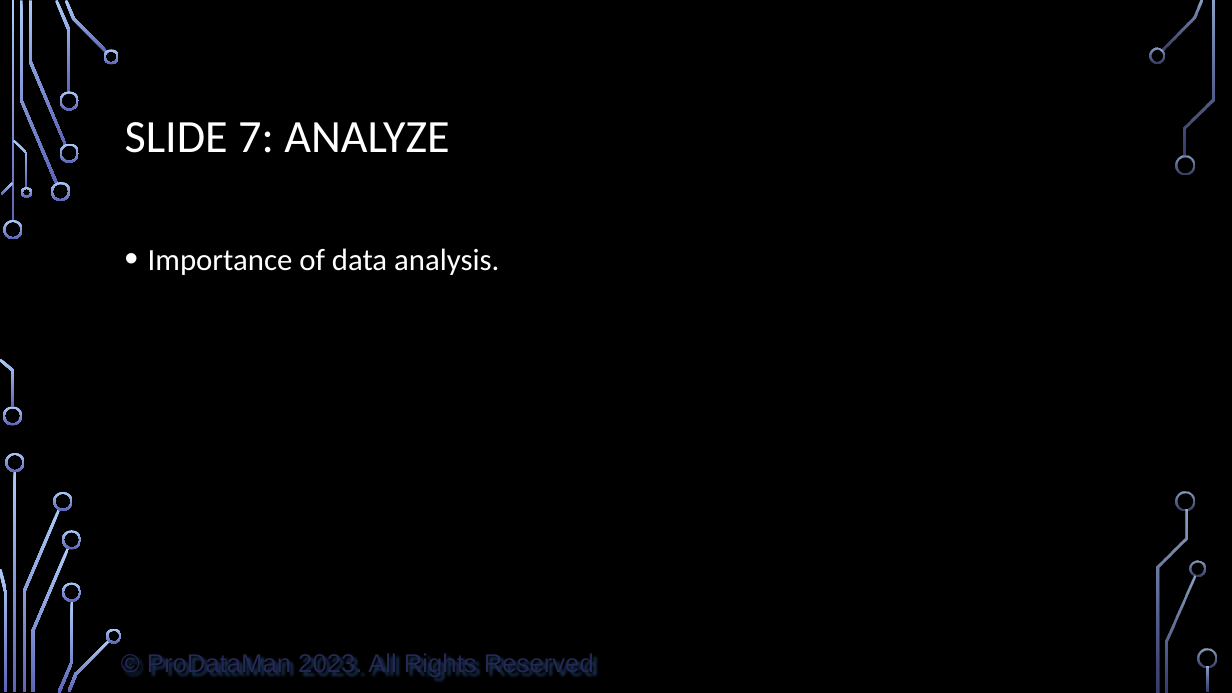
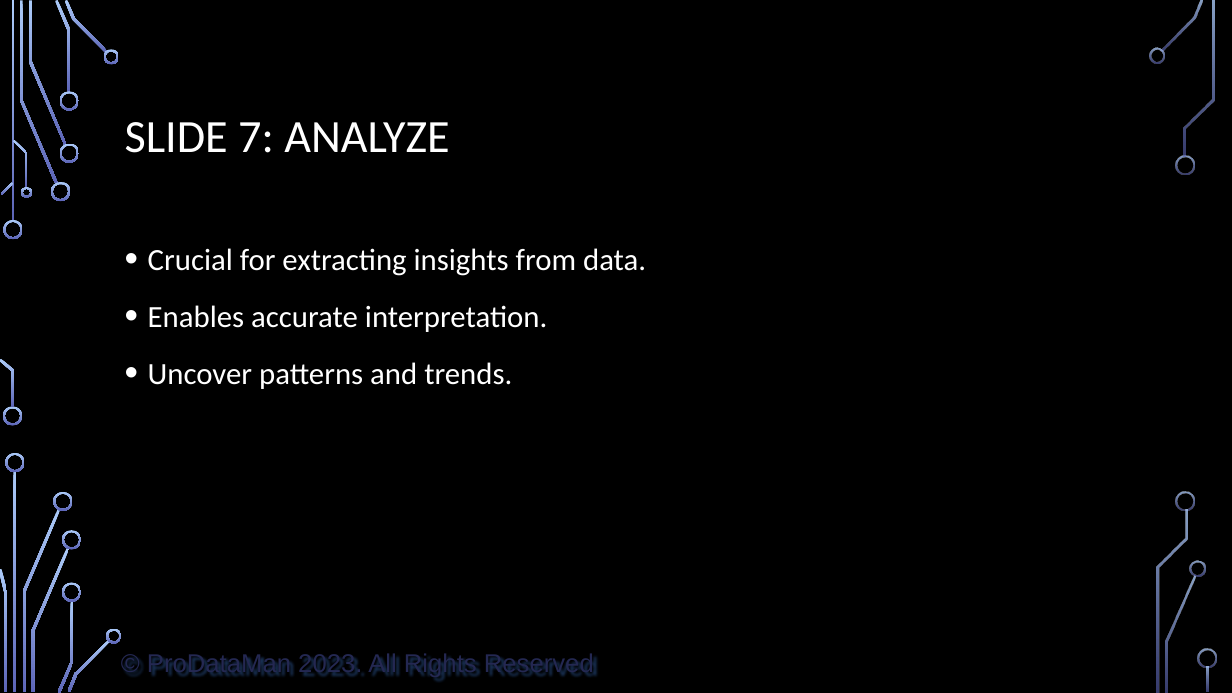
Before and after one commit to ProDataMan/Data-Literacy, a slide deck: slide 8 of Chapter09.pptx. Drawn at 1232x693 pixels with LibreOffice and Linux fonts; fonts in the diff are those of the drawing; background and template pictures are left out. Boxes give left, top, right and bottom in pixels: in the first picture for what was removed or moved away, otherwise in the second. Text is boxed around its words. In the diff, an @@ line names an element or a change of style, - is before the commit and + after.

```diff
--- a/Chapter09.pptx
+++ b/Chapter09.pptx
@@ text at [148,248,646,389]: text changed @@
-• Importance of data analysis.
+• Crucial for extracting insights from data.
+• Enables accurate interpretation.
+• Uncover patterns and trends.
```
Also in this commit, not shown: 11 other slides changed, 1 other file.
